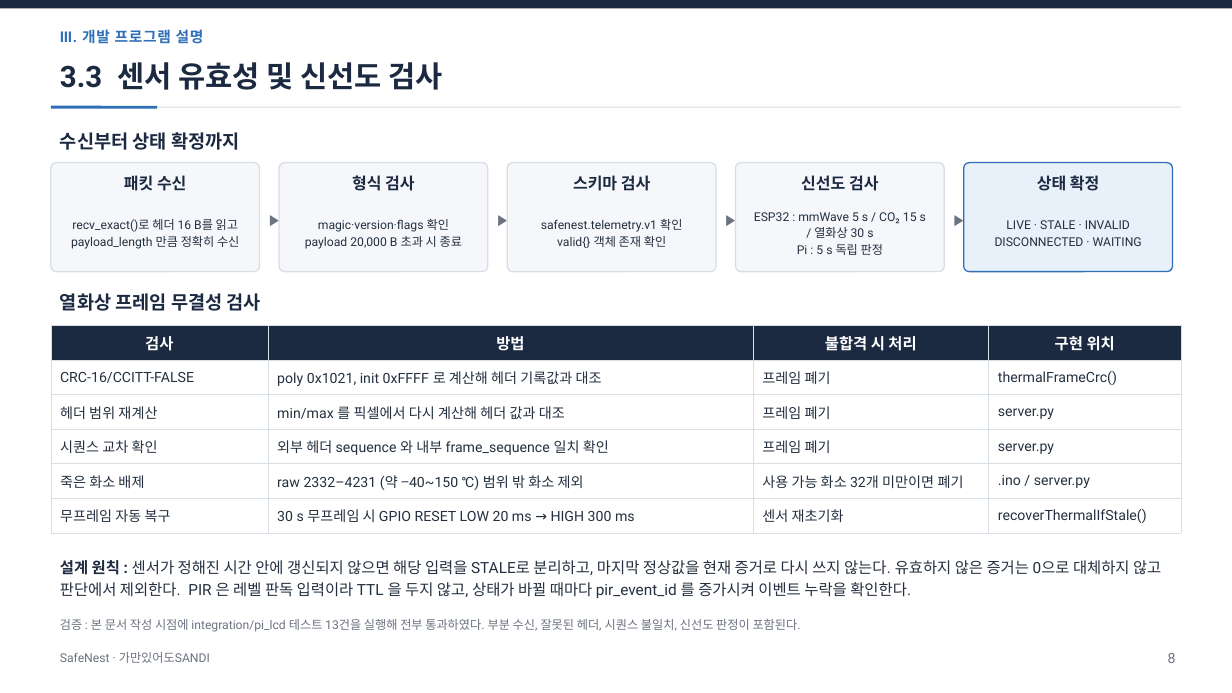
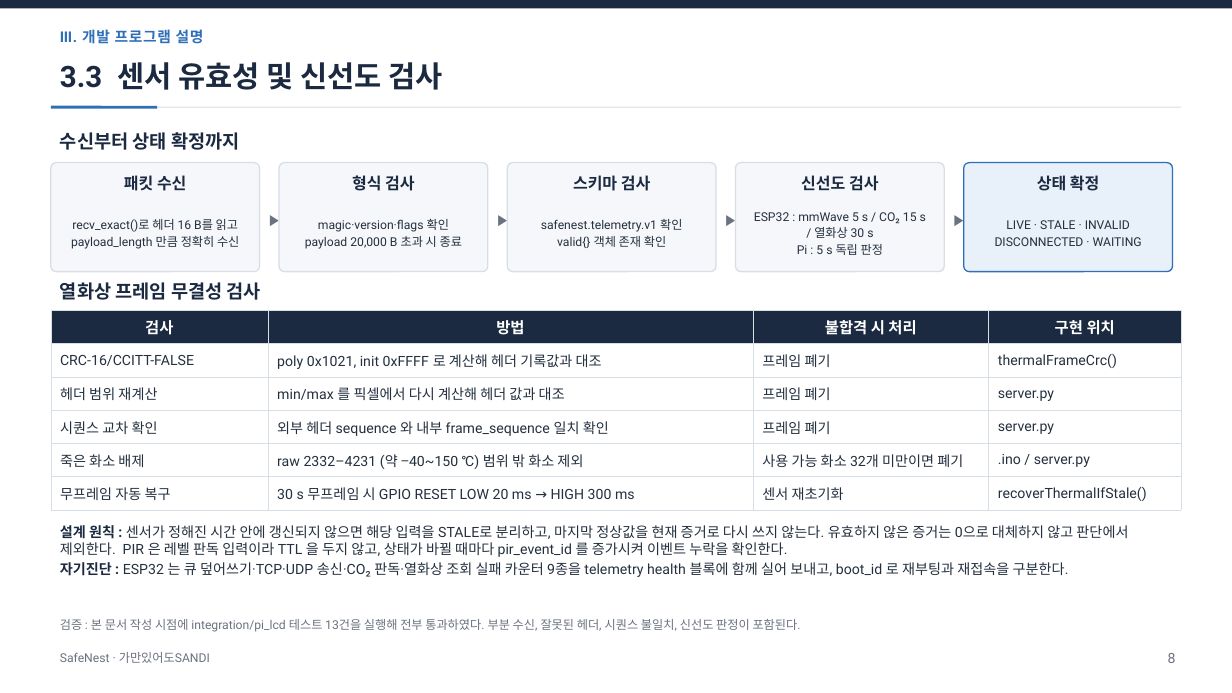
Before and after one commit to jinsu1011/safenest-embedded-competition, a slide deck: slide 9 of final-report/2026ESWContest_자유공모_가만있어도SANDI_개발완료보고서.pptx. Drawn at 1232x693 pixels with LibreOffice and Linux fonts; fonts in the diff are those of the drawing. Boxes give left, top, right and bottom in pixels: in the first picture for what was removed or moved away, otherwise in the second. Text is boxed around its words. In the diff, an @@ line names an element or a change of style, - is before the commit and + after.

```diff
--- a/final-report/2026ESWContest_자유공모_가만있어도SANDI_개발완료보고서.pptx
+++ b/final-report/2026ESWContest_자유공모_가만있어도SANDI_개발완료보고서.pptx
@@ text "열화상 프레임 무결성 검사" moved from (x1=60, y1=293, x2=261, y2=311) to (x1=60, y1=282, x2=261, y2=300) @@
@@ table resized from (x1=51, y1=325, x2=1181, y2=527) to (x1=51, y1=311, x2=1181, y2=505) @@
@@ text at (x1=60, y1=525, x2=1128, y2=577): text changed; size 12 to 11 pt @@
-설계 원칙 : 센서가 정해진 시간 안에 갱신되지 않으면 해당 입력을 STALE로 분리하고, 마지막 정상값을 현재 증거로 다시 쓰지 않는다. 유효하지 않은 증거는 0으로 대체하지 않고 판단에서 제외한다. PIR 은 레벨 판독 입력이라 TTL 을 두지 않고, 상태가 바뀔 때마다 pir_event_id 를 증가시켜 이벤트 누락을 확인한다.
+설계 원칙 : 센서가 정해진 시간 안에 갱신되지 않으면 해당 입력을 STALE로 분리하고, 마지막 정상값을 현재 증거로 다시 쓰지 않는다. 유효하지 않은 증거는 0으로 대체하지 않고 판단에서 제외한다. PIR 은 레벨 판독 입력이라 TTL 을 두지 않고, 상태가 바뀔 때마다 pir_event_id 를 증가시켜 이벤트 누락을 확인한다.
+자기진단 : ESP32 는 큐 덮어쓰기·TCP·UDP 송신·CO₂ 판독·열화상 조회 실패 카운터 9종을 telemetry health 블록에 함께 실어 보내고, boot_id 로 재부팅과 재접속을 구분한다.
```
Also in this commit, not shown: 3 other slides changed, 6 other files.
